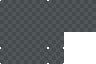
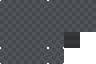
Layered file, before and after one edit (96x64). Changes by layer:
painted on "Grass.png" over <box>64,32,80,48</box>
